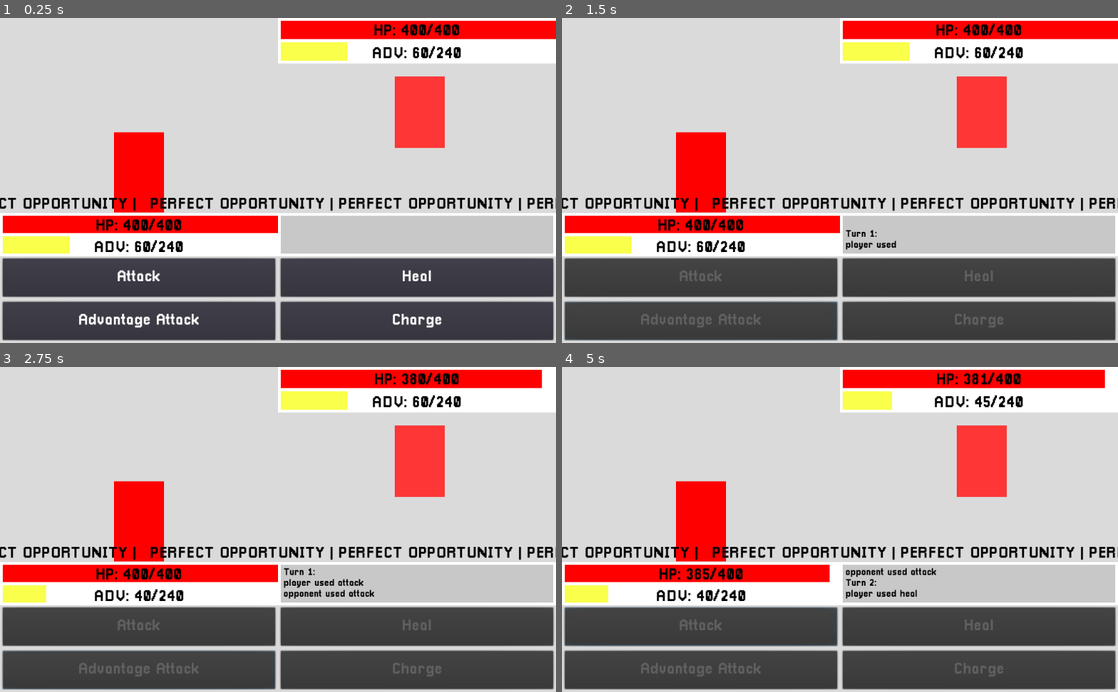
Above: before the commit, frames 1-4 (two rows, left to right).
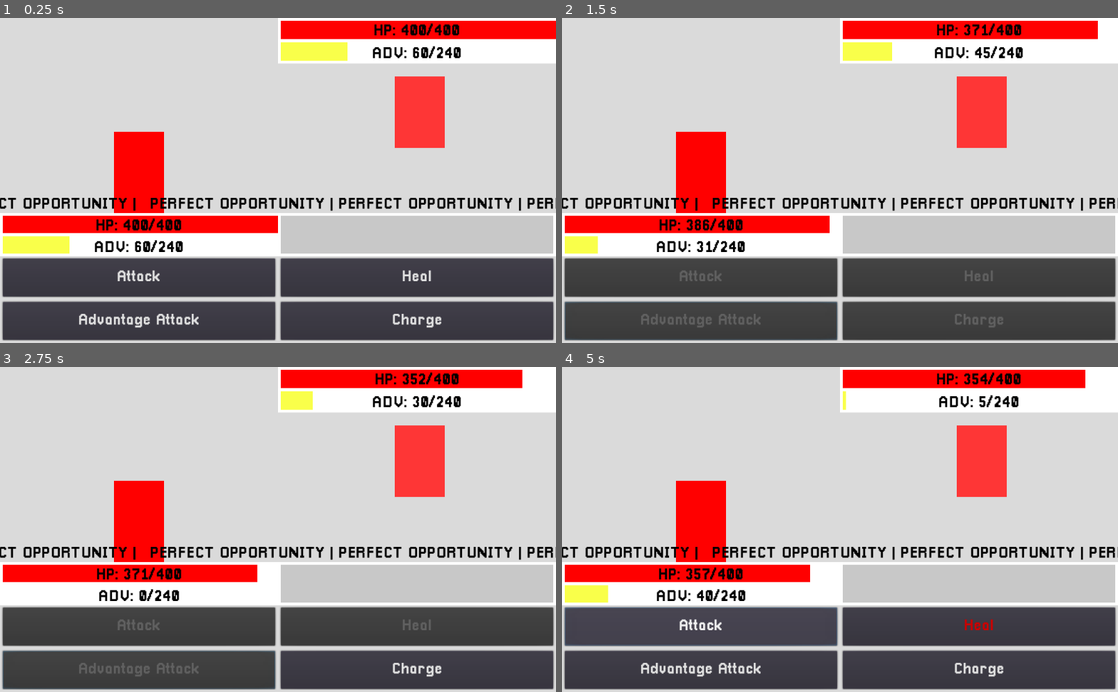
Above: after the commit, the same moments.

Repository: ArtlessAvian/kind-opponent
Game: Godot game, scene res://gameingame/BattleWView.tscn
Same seed, same stepped clock (60 frames per second), same inputs: the game is played once before the commit and once after it.
Inputs (mouse positions are in pixels of both pictures, inside the frame that each line leads up to):
- Up to frame 1 (0.25 s): no input
- Up to frame 2 (1.5 s): click "Attack" at 0.5 s; click (701, 320) at 1.25 s, where only the run after the commit has a clickable "Advantage Attack"
- Up to frame 3 (2.75 s): tap Enter (ui_accept) at 2, 2.27 s; move the mouse to (417, 380) at 2.02 s; click (417, 380) at 2.1 s
- Up to frame 4 (5 s): click (979, 669) at 2.75 s, where only the run after the commit has a clickable "Charge"; click (979, 627) at 3.5 s, where only the run before the commit has a clickable "Heal"; click (701, 627) at 4.25 s, where only the run after the commit has a clickable "Attack"

The runs differ from the first frame. In frame 1, 0.5% of the frame differs, in the area x 14-80%, y 34-96%; in frame 2, 1.6%; in frame 3, 2.6%; in frame 4, 2.8%, in the area x 14-98%, y 0-96%.

Commit message:
Account for advantage attack efficiency

Diff:
--- a/gameingame/Battle.gd
+++ b/gameingame/Battle.gd
@@ -34,7 +34,8 @@
 	# 3 = Charge
 	var weights = [
 		1000 if $Player._health < 20 else 10, \
-		10000 if $Player._health < $Opponent.advantage else 20 * exp(- 0.5 * pow($Opponent.advantage - 100, 2) / 1600), \
+		10000 if $Player._health < $Opponent.advantage * $Opponent.get_child(0).get_child(1).efficiency \
+			else 20 * exp(- 0.5 * pow($Opponent.advantage - 100, 2) / 1600), \
 		$Opponent.last_damage / 4, \
 		200 / max($Opponent.advantage, 0.1) \
 	]
--- a/gameingame/BattleWView.tscn
+++ b/gameingame/BattleWView.tscn
@@ -1,23 +1,13 @@
-[gd_scene load_steps=5 format=2]
+[gd_scene load_steps=4 format=2]
 
 [ext_resource path="res://GameUI.tscn" type="PackedScene" id=1]
-[ext_resource path="res://animations/IdleBounce.tres" type="Animation" id=2]
-[ext_resource path="res://gameingame/viewintegration/Button.gd" type="Script" id=3]
-[ext_resource path="res://gameingame/Battle.tscn" type="PackedScene" id=4]
+[ext_resource path="res://gameingame/viewintegration/Button.gd" type="Script" id=2]
+[ext_resource path="res://gameingame/Battle.tscn" type="PackedScene" id=3]
 
 [node name="GameUI" index="0" instance=ExtResource( 1 )]
 
-[node name="ColorRect" parent="BattleCanvas/PlayerRegion" index="0"]
-margin_right = -0.000289917
-grow_horizontal = 2
-grow_vertical = 2
-rect_scale = Vector2( 0.996845, 0.988109 )
-rect_pivot_offset = Vector2( 45, 75 )
-
-[node name="AnimationPlayer" parent="BattleCanvas/PlayerRegion/ColorRect" index="0"]
-anims/IdleBounce = ExtResource( 2 )
-
 [node name="EnemyHPBar" parent="UICanvas/EnemyUI/EnemyBars/EnemyHPregion" index="0"]
+copy_health = true
 target_path = NodePath("../../../../../Battle")
 
 [node name="EnemyAdvBar" parent="UICanvas/EnemyUI/EnemyBars/EnemyAdvRegion" index="0"]
@@ -25,56 +15,47 @@
 
 [node name="PlayerHealthBar" parent="UICanvas/PlayerUI/PlayerBars/PlayerHPRegion" index="0"]
 editor/display_folded = true
+copy_health = true
+copy_player = true
 target_path = NodePath("../../../../../Battle")
 
 [node name="EnemyAdvBar" parent="UICanvas/PlayerUI/PlayerBars/PlayerAdvRegion" index="0"]
+copy_player = true
 target_path = NodePath("../../../../../Battle")
 
 [node name="Attack1Button" parent="UICanvas/PlayerUI/PlayerActions/Action1Region" index="0"]
 focus_neighbour_right = NodePath("../../Action3Region/Attack3Button")
 focus_neighbour_bottom = NodePath("../../Action2Region/Attack2Button")
-custom_colors/font_color = Color( 1, 1, 1, 1 )
-script = ExtResource( 3 )
+script = ExtResource( 2 )
 
 [node name="Attack2Button" parent="UICanvas/PlayerUI/PlayerActions/Action2Region" index="0"]
 focus_neighbour_top = NodePath("../../Action1Region/Attack1Button")
 focus_neighbour_right = NodePath("../../Action4Region/Attack4Button")
-custom_colors/font_color = Color( 1, 1, 1, 1 )
-script = ExtResource( 3 )
+script = ExtResource( 2 )
 move_id = 1
 
 [node name="Attack3Button" parent="UICanvas/PlayerUI/PlayerActions/Action3Region" index="0"]
 focus_neighbour_left = NodePath("../../Action1Region/Attack1Button")
 focus_neighbour_bottom = NodePath("../../Action4Region/Attack4Button")
-custom_colors/font_color = Color( 1, 1, 1, 1 )
-script = ExtResource( 3 )
+script = ExtResource( 2 )
 move_id = 2
 
 [node name="Attack4Button" parent="UICanvas/PlayerUI/PlayerActions/Action4Region" index="0"]
 focus_neighbour_left = NodePath("../../Action2Region/Attack2Button")
 focus_neighbour_top = NodePath("../../Action3Region/Attack3Button")
-custom_colors/font_color = Color( 1, 1, 1, 1 )
-script = ExtResource( 3 )
+script = ExtResource( 2 )
 move_id = 3
 
-[node name="Battle" parent="." index="3" instance=ExtResource( 4 )]
-
-[node name="RichTextLabel" parent="Panel/Control" index="0"]
-text = "
-
-
-
-"
+[node name="Battle" parent="." index="3" instance=ExtResource( 3 )]
 
 [connection signal="button_down" from="UICanvas/PlayerUI/PlayerActions/Action1Region/Attack1Button" to="Battle" method="_on_button_down" binds= [ 0 ]]
 [connection signal="button_down" from="UICanvas/PlayerUI/PlayerActions/Action2Region/Attack2Button" to="Battle" method="_on_button_down" binds= [ 1 ]]
 [connection signal="button_down" from="UICanvas/PlayerUI/PlayerActions/Action3Region/Attack3Button" to="Battle" method="_on_button_down" binds= [ 2 ]]
 [connection signal="button_down" from="UICanvas/PlayerUI/PlayerActions/Action4Region/Attack4Button" to="Battle" method="_on_button_down" binds= [ 3 ]]
+[connection signal="update_bars" from="Battle" to="UICanvas/EnemyUI/EnemyBars/EnemyHPregion/EnemyHPBar" method="_on_Battle_update_bars"]
+[connection signal="update_bars" from="Battle" to="UICanvas/EnemyUI/EnemyBars/EnemyAdvRegion/EnemyAdvBar" method="update_children"]
 [connection signal="update_bars" from="Battle" to="UICanvas/PlayerUI/PlayerBars/PlayerHPRegion/PlayerHealthBar" method="update_children"]
 [connection signal="update_bars" from="Battle" to="UICanvas/PlayerUI/PlayerBars/PlayerAdvRegion/EnemyAdvBar" method="_on_Battle_update_bars"]
-[connection signal="update_bars" from="Battle" to="UICanvas/EnemyUI/EnemyBars/EnemyAdvRegion/EnemyAdvBar" method="update_children"]
-[connection signal="update_bars" from="Battle" to="UICanvas/EnemyUI/EnemyBars/EnemyHPregion/EnemyHPBar" method="_on_Battle_update_bars"]
-[connection signal="user_feedback" from="Battle" to="Panel/Control/RichTextLabel" method="_on_Battle_user_feedback"]
 
 [editable path="UICanvas/EnemyUI/EnemyBars/EnemyAdvRegion/EnemyAdvBar"]
 
